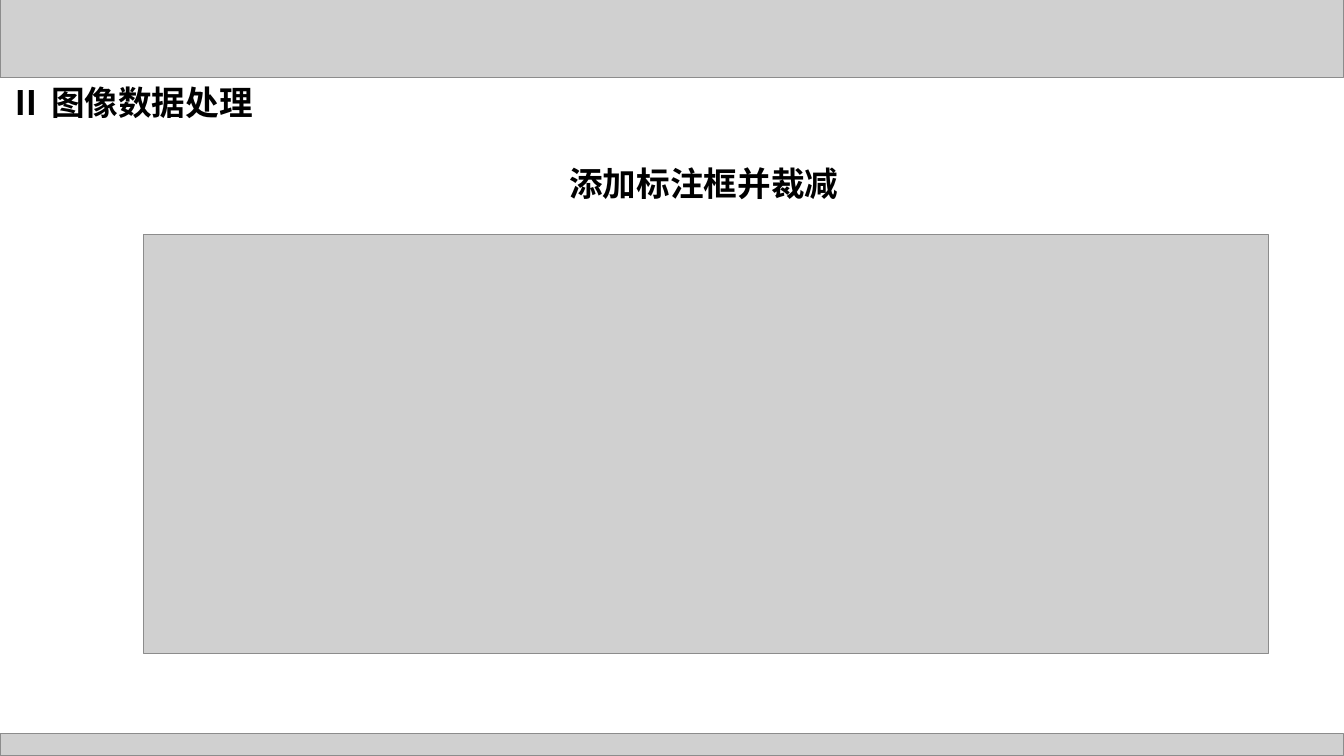
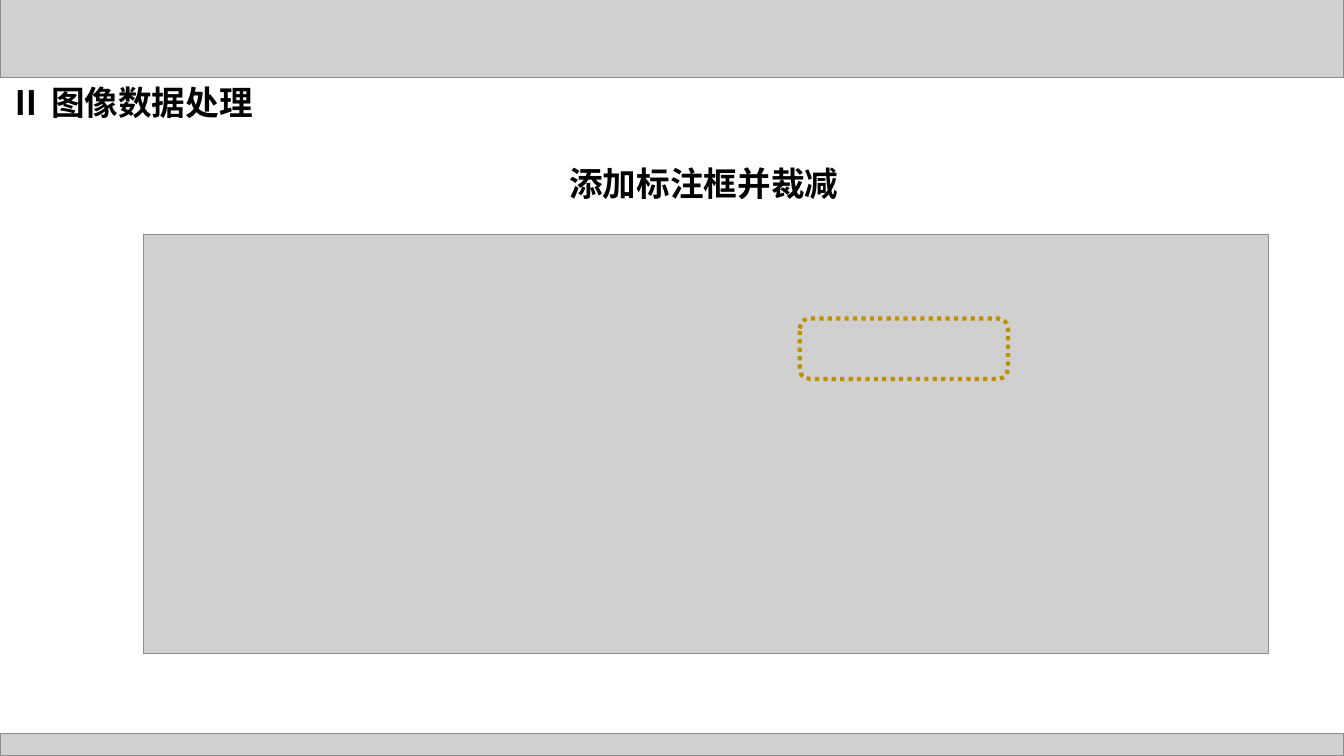
Before and after one commit to lhuangjs/tensotflow-in-action, a slide deck: slide 16 of supports/ppt/chapter7/chapter7.pptx. Drawn at 1344x756 pixels with LibreOffice and Linux fonts; fonts in the diff are those of the drawing; grey boxes stand for pictures. Boxes give left, top, right and bottom in pixels: in the first picture for what was removed or moved away, otherwise in the second. Text is boxed around its words. In the diff, an @@ line names an element or a change of style, - is before the commit and + after.

```diff
--- a/supports/ppt/chapter7/chapter7.pptx
+++ b/supports/ppt/chapter7/chapter7.pptx
@@ rounded rectangle added at (800, 319, 1008, 379), outline #BF9000 3 pt dashed @@
```
Also in this commit, not shown: 8 other slides changed, 4 slides added, 17 slides removed.
